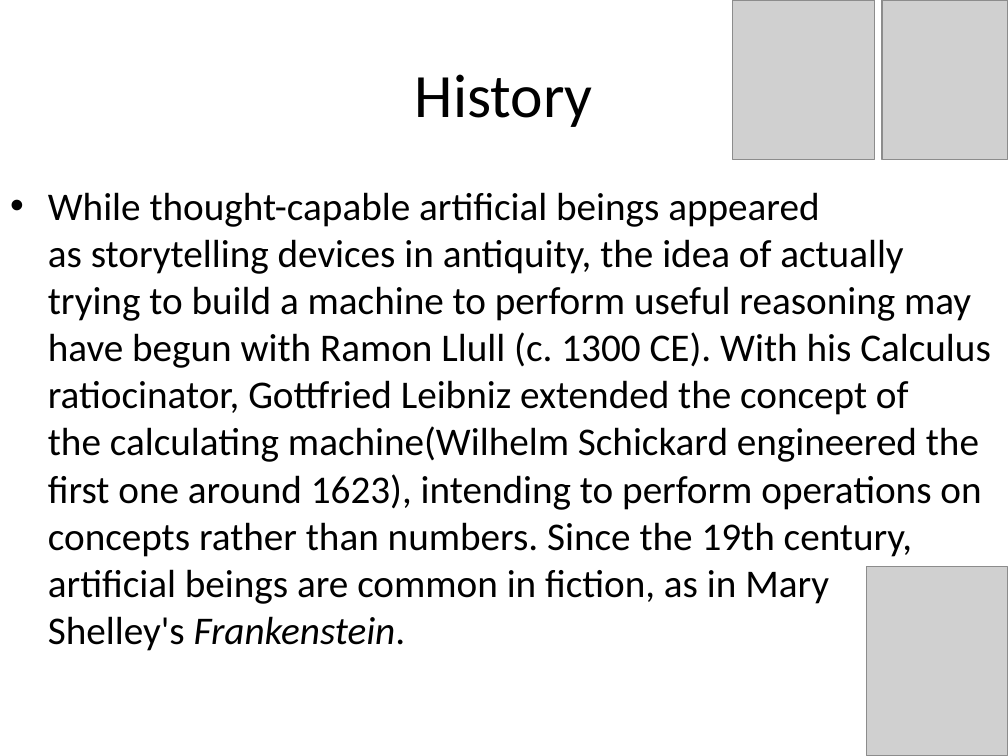
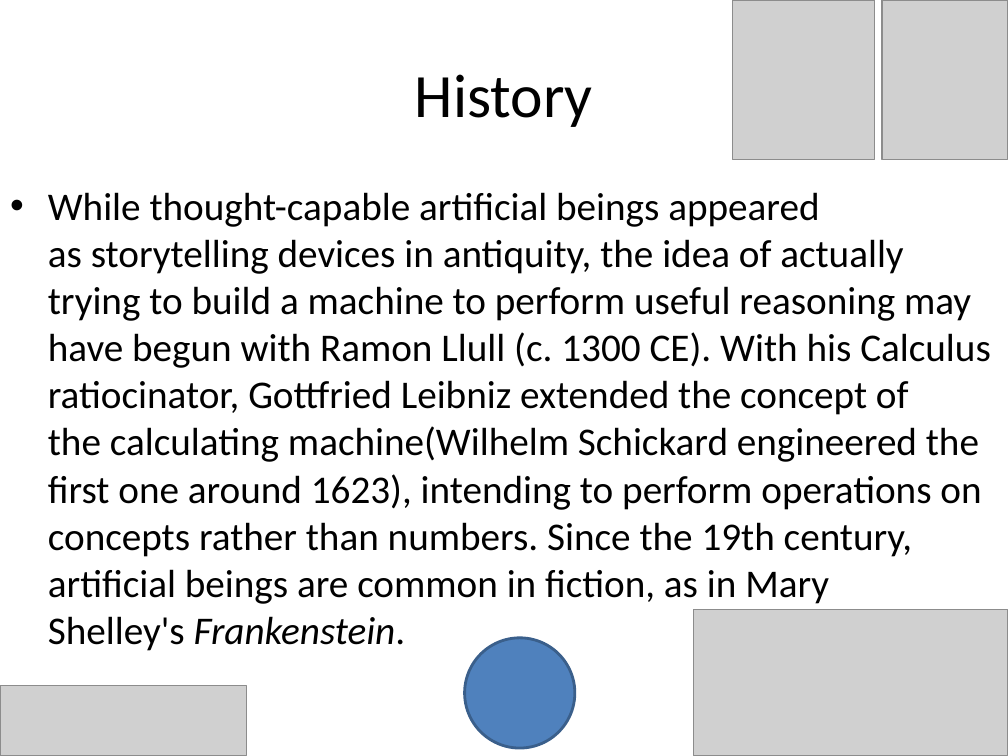
Before and after one commit to yuanpeiZ/aiclass, a slide deck: slide 16 of ppt/AI.pptx. Drawn at 1008x756 pixels with LibreOffice and Linux fonts; fonts in the diff are those of the drawing; grey boxes stand for pictures. Boxes give left, top, right and bottom in pixels: in the first picture for what was removed or moved away, otherwise in the second. Text is boxed around its words. In the diff, an @@ line names an element or a change of style, - is before the commit and + after.

```diff
--- a/ppt/AI.pptx
+++ b/ppt/AI.pptx
@@ picture removed at (x1=866, y1=568, x2=1008, y2=756) @@
@@ picture added at (x1=694, y1=610, x2=1008, y2=756) @@
@@ ellipse added at (x1=465, y1=638, x2=575, y2=748), fill #4F81BD, outline #3A5F8C 2 pt @@
@@ picture added at (x1=0, y1=685, x2=246, y2=756) @@
```
Also in this commit, not shown: 2 other files.
